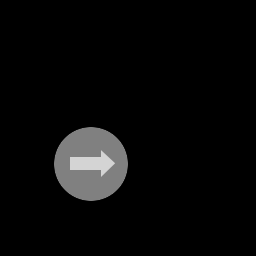
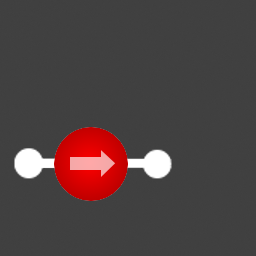
Comparing the layer stacks of the two 256x256 images. Changes:
showed "Layer #6" over (x1=54, y1=127, x2=128, y2=201)
hid "Layer #8" over (x1=54, y1=127, x2=128, y2=201)
showed "Layer #2" over (x1=14, y1=148, x2=172, y2=179)
showed "Layer #1", painted on it over (x1=0, y1=0, x2=256, y2=256)
hid "Layer #7" over (x1=0, y1=0, x2=256, y2=256)
